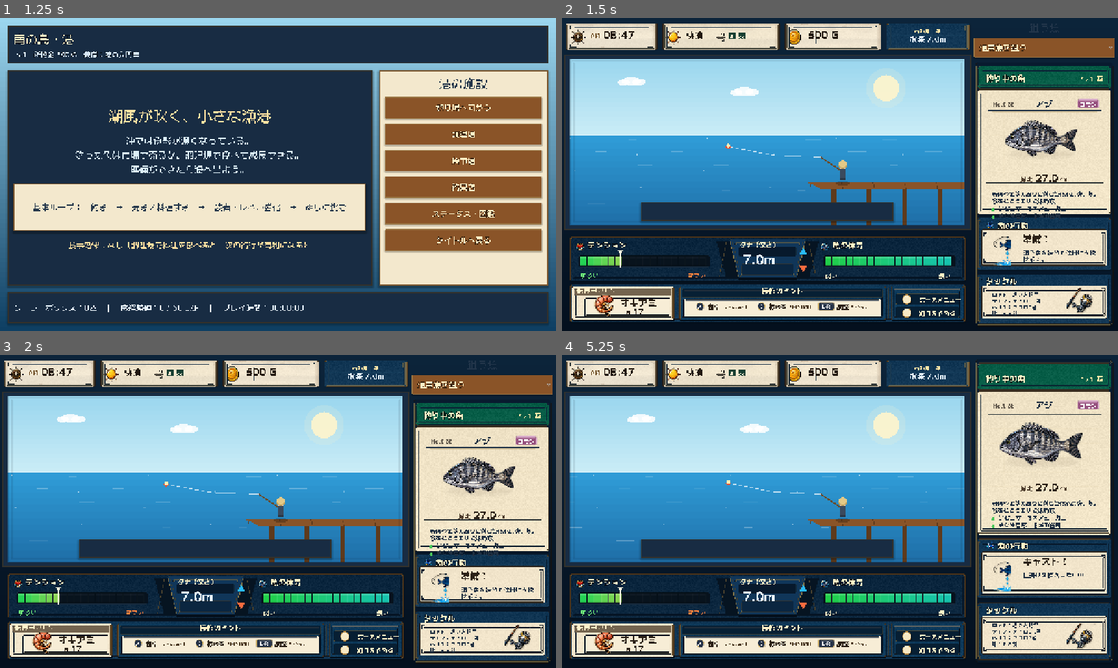
Above: before the commit, frames 1-4 (two rows, left to right).
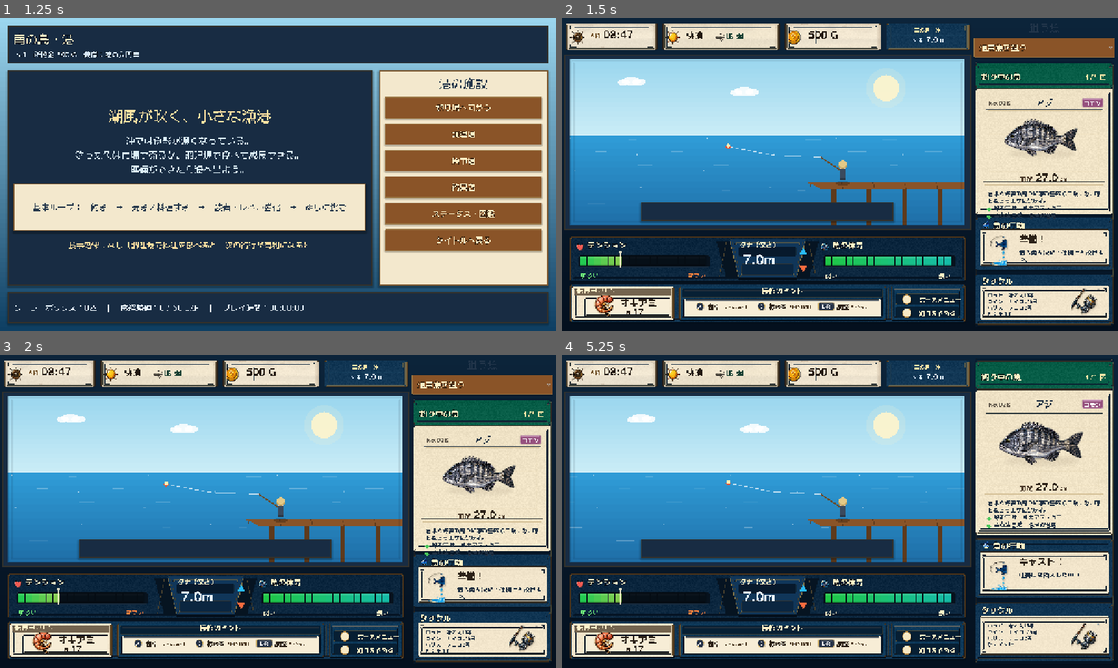
Above: after the commit, the same moments.

Repository: RYUKOU-OKUMURA/tsuri_quest_umi_mvp
Game: Godot game, scene res://scenes/main.tscn
The game is run twice, just before and just after one commit, with the same random seed, the same clock (stepped at 60 frames per second) and the same inputs.
Inputs (mouse positions are in pixels of both pictures, inside the frame that each line leads up to):
- Up to frame 1 (1.25 s): click "ゲームを始める" at 0.5 s
- Up to frame 2 (1.5 s): click "釣り場へ向かう" at 1.25 s
- Up to frame 3 (2 s): no input
- Up to frame 4 (5.25 s): click "通常魚を狙う" at 2 s; click "通常魚を狙う" at 2.75 s; click "通常魚を狙う" at 3.5 s; tap Enter at 4.25 s; move the mouse to (767, 617) at 4.27 s; tap Shift at 4.35 s; click (767, 617) at 4.42 s; tap Space at 4.52, 5 s; move the mouse to (728, 527) at 5.02 s; tap E at 5.1 s; click (728, 527) at 5.17 s

Frame 1 is identical in both runs. In frame 2, 5.9% of the frame differs, in the area x 1-100%, y 3-99%; in frame 3, 5.9%; in frame 4, 6.0%, in the area x 1-100%, y 1-99%.

Commit message:
Polish underwater fight showcase UI

Diff:
--- a/src/ui/components/fight_hud.gd
+++ b/src/ui/components/fight_hud.gd
@@ -12,6 +12,7 @@
 const HUD_FRAME_PATH := "res://assets/showcase/underwater/fight_hud_frame.png"
 const ICON_SHEET_PATH := "res://assets/showcase/underwater/fight_icon_sheet.png"
 const HUD_BAIT_ICON_PATH := "res://assets/showcase/underwater/hud_bait_icon.png"
+const HUD_TENSION_ICON_PATH := "res://assets/showcase/underwater/hud_tension_icon.png"
 const ICON_TENSION := 4
 const ICON_STAMINA := 5
 const ICON_BAIT := 6
@@ -23,6 +24,7 @@
 var _hud_frame: Texture2D
 var _icons: Texture2D
 var _bait_icon: Texture2D
+var _tension_icon: Texture2D
 
 var _main_rect := Rect2()
 var _reel_rect := Rect2()
@@ -48,6 +50,8 @@
 		_icons = load(ICON_SHEET_PATH) as Texture2D
 	if ResourceLoader.exists(HUD_BAIT_ICON_PATH):
 		_bait_icon = load(HUD_BAIT_ICON_PATH) as Texture2D
+	if ResourceLoader.exists(HUD_TENSION_ICON_PATH):
+		_tension_icon = load(HUD_TENSION_ICON_PATH) as Texture2D
 
 
 func _process(_delta: float) -> void:
@@ -127,7 +131,11 @@
 	var bar_y := 42.0 if _hud_frame == null else 43.0
 	var icon_size := 34.0 if _hud_frame == null else 24.0
 	var title_size := 19 if _hud_frame == null else 18
-	_draw_hud_icon(ICON_TENSION, Rect2(rect.position + Vector2(12.0, title_y - icon_size + 8.0), Vector2(icon_size, icon_size)), Color("#ff5b63"), Color(1.0, 1.0, 1.0, 0.86))
+	var tension_icon_rect := Rect2(rect.position + Vector2(12.0, title_y - icon_size + 8.0), Vector2(icon_size, icon_size))
+	if _hud_frame != null and _tension_icon != null:
+		_draw_tension_texture_icon(tension_icon_rect)
+	else:
+		_draw_hud_icon(ICON_TENSION, tension_icon_rect, Color("#ff5b63"), Color(1.0, 1.0, 1.0, 0.86))
 	_draw_text(font, "テンション", rect.position + Vector2(48.0 if _hud_frame == null else 40.0, title_y), title_size, Palette.TEXT_BONE, 2 if _hud_frame != null else 3)
 	var ratio := 0.0
 	var safe_min := 0.30
@@ -258,12 +266,12 @@
 	var gap := 1.5 if _hud_frame != null else 2.0
 	var seg_w := (rect.size.x - gap * float(segments - 1)) / float(segments)
 	if _hud_frame != null:
-		draw_rect(rect.grow(2.0), Color(0.0, 0.0, 0.0, 0.09), true)
-		draw_rect(rect, Color(0.0, 0.0, 0.0, 0.06), true)
+		draw_rect(rect.grow(2.0), Color(0.0, 0.0, 0.0, 0.15), true)
+		draw_rect(rect, Color("#050b12", 0.74), true)
 	for i in range(segments):
 		var start := float(i) / float(segments)
 		var filled := start < ratio
-		var color := Color("#172534")
+		var color := Color("#071018")
 		if filled:
 			if warm:
 				color = Color("#25d755").lerp(Color("#f1d94f"), clampf(start / 0.55, 0.0, 1.0))
@@ -272,24 +280,23 @@
 				color = Color("#21d34a").lerp(Color("#16c6b5"), start)
 		var seg := Rect2(rect.position + Vector2(float(i) * (seg_w + gap), 2.0), Vector2(seg_w, rect.size.y - 4.0))
 		if _hud_frame != null:
-			var alpha := 0.98 if filled else 0.18
+			var alpha := 0.94 if filled else 0.78
 			var seg_color := Color(color.r, color.g, color.b, alpha)
 			draw_rect(seg, seg_color, true)
-			draw_rect(Rect2(seg.position, Vector2(seg.size.x, maxf(1.0, seg.size.y * 0.24))), Color(1.0, 1.0, 1.0, 0.14 if filled else 0.026), true)
-			draw_rect(Rect2(Vector2(seg.position.x, seg.end.y - 2.0), Vector2(seg.size.x, 2.0)), Color(0.0, 0.0, 0.0, 0.11), true)
-			draw_rect(seg, Color(1.0, 1.0, 1.0, 0.08 if filled else 0.022), false, 1.0)
+			draw_rect(Rect2(seg.position, Vector2(seg.size.x, maxf(1.0, seg.size.y * 0.22))), Color(1.0, 1.0, 1.0, 0.10 if filled else 0.018), true)
+			draw_rect(Rect2(Vector2(seg.position.x, seg.end.y - 2.0), Vector2(seg.size.x, 2.0)), Color(0.0, 0.0, 0.0, 0.16 if filled else 0.22), true)
 		else:
 			draw_rect(seg, color, true)
 			draw_rect(seg, Color(1.0, 1.0, 1.0, 0.13), false, 1.0)
 	if warm:
 		for marker in [safe_min, safe_max]:
 			var tick_x := rect.position.x + rect.size.x * clampf(marker, 0.0, 1.0)
-			draw_line(Vector2(tick_x, rect.position.y + 1.0), Vector2(tick_x, rect.end.y - 1.0), Color(1.0, 1.0, 1.0, 0.30), 1.0)
+			draw_line(Vector2(tick_x, rect.position.y + 2.0), Vector2(tick_x, rect.end.y - 2.0), Color(1.0, 1.0, 1.0, 0.18), 1.0)
 		var x := rect.position.x + rect.size.x * clampf(ratio, 0.0, 1.0)
-		var marker_color := Color("#fff8df")
-		draw_line(Vector2(x + 2.0, rect.position.y - 2.0), Vector2(x + 2.0, rect.end.y + 4.0), Color(0.0, 0.0, 0.0, 0.34), 2.0)
-		draw_line(Vector2(x, rect.position.y - 3.0), Vector2(x, rect.end.y + 4.0), marker_color, 2.0)
-		_draw_triangle(Vector2(x, rect.position.y - 8.0), 7.0, marker_color, false)
+		var marker_color := Color(1.0, 0.97, 0.84, 0.86)
+		draw_line(Vector2(x + 1.5, rect.position.y - 1.0), Vector2(x + 1.5, rect.end.y + 3.0), Color(0.0, 0.0, 0.0, 0.28), 2.0)
+		draw_line(Vector2(x, rect.position.y - 2.0), Vector2(x, rect.end.y + 3.0), marker_color, 1.5)
+		_draw_triangle(Vector2(x, rect.position.y - 7.0), 6.0, marker_color, false)
 
 
 func _draw_panel(rect: Rect2, fill: Color, border: Color, highlight: Color) -> void:
@@ -347,6 +354,16 @@
 	var draw_size := texture_size * scale
 	var draw_rect := Rect2(target.position + (target.size - draw_size) * 0.5, draw_size)
 	draw_texture_rect(_bait_icon, draw_rect, false, Color.WHITE)
+
+
+func _draw_tension_texture_icon(target: Rect2) -> void:
+	if _tension_icon == null:
+		return
+	var texture_size := _tension_icon.get_size()
+	var scale := minf(target.size.x / texture_size.x, target.size.y / texture_size.y)
+	var draw_size := texture_size * scale
+	var draw_rect := Rect2(target.position + (target.size - draw_size) * 0.5, draw_size)
+	draw_texture_rect(_tension_icon, draw_rect, false, Color.WHITE)
 
 
 func _draw_triangle(center: Vector2, radius: float, color: Color, up: bool) -> void:
--- a/src/ui/components/fight_sidebar.gd
+++ b/src/ui/components/fight_sidebar.gd
@@ -74,10 +74,10 @@
 	var tackle_card := Rect2()
 	if _sidebar_frame != null:
 		draw_texture_rect(_sidebar_frame, Rect2(Vector2.ZERO, size), false, Color.WHITE)
-		header = Rect2(w * 0.044, h * 0.026, w * 0.912, h * 0.078)
-		fish_card = Rect2(w * 0.048, h * 0.109, w * 0.904, h * 0.466)
-		action_card = Rect2(w * 0.044, h * 0.588, w * 0.912, h * 0.195)
-		tackle_card = Rect2(w * 0.044, h * 0.798, w * 0.912, h * 0.178)
+		header = Rect2(w * 0.0148, h * 0.0117, w * 0.9705, h * 0.0908)
+		fish_card = Rect2(w * 0.0177, h * 0.1055, w * 0.9646, h * 0.4707)
+		action_card = Rect2(w * 0.0148, h * 0.5879, w * 0.9705, h * 0.1953)
+		tackle_card = Rect2(w * 0.0148, h * 0.7979, w * 0.9705, h * 0.1904)
 	else:
 		var gap := 7.0
 		var action_h := clampf(h * 0.22, 86.0, 102.0)
@@ -164,7 +164,7 @@
 	_draw_text(font, "魚の行動", rect.position + Vector2(title_x, 25.0), 18, Palette.TEXT_BONE, 2 if _sidebar_frame != null else 3)
 	var body := Rect2(rect.position + Vector2(10.0, 33.0), rect.size - Vector2(20.0, 42.0))
 	if _sidebar_frame != null:
-		body = Rect2(rect.position + Vector2(14.0, rect.size.y * 0.225), rect.size - Vector2(28.0, rect.size.y * 0.285))
+		body = Rect2(rect.position + Vector2(14.0, rect.size.y * 0.225), rect.size - Vector2(28.0, rect.size.y * 0.300))
 	else:
 		_draw_panel(body, Color("#f3e8cd"), Palette.WOOD_DARK, Palette.GOLD)
 	var action := "待機"
@@ -190,7 +190,7 @@
 	_draw_text(font, "タックル", rect.position + Vector2(14.0, 24.0), 18, Palette.TEXT_BONE, 2 if _sidebar_frame != null else 3)
 	var body := Rect2(rect.position + Vector2(10.0, 32.0), rect.size - Vector2(20.0, 38.0))
 	if _sidebar_frame != null:
-		body = Rect2(rect.position + Vector2(14.0, rect.size.y * 0.225), rect.size - Vector2(28.0, rect.size.y * 0.285))
+		body = Rect2(rect.position + Vector2(14.0, rect.size.y * 0.220), rect.size - Vector2(28.0, rect.size.y * 0.323))
 	else:
 		_draw_panel(body, Palette.PARCHMENT, Palette.WOOD_DARK, Palette.GOLD)
 	var rod_name := _short_rod_name(String(trip_stats.get("rod_name", "港の入門竿")))
--- a/src/ui/components/fight_status_bar.gd
+++ b/src/ui/components/fight_status_bar.gd
@@ -51,17 +51,18 @@
 		_draw_fallback_frame(rect)
 
 	var font := FightFontsScript.bold(get_theme_default_font())
+	var regular_font := FightFontsScript.regular(get_theme_default_font())
 	var slots := _slot_rects(rect)
 	_draw_status_icon(slots[0], ICON_TIME)
 	_draw_status_icon(slots[1], ICON_WEATHER)
 	_draw_status_icon(slots[2], ICON_COIN)
-	_draw_status_slot(font, slots[0], "AM", "08:47", false)
-	_draw_status_slot(font, slots[1], "快晴", "風 弱", false)
-	_draw_status_slot(font, slots[2], "所持金", "%s G" % _format_money(PlayerProgress.money), false)
+	_draw_status_slot(font, regular_font, slots[0], "AM", "08:47", false)
+	_draw_status_slot(font, regular_font, slots[1], "快晴", "風 弱", false)
+	_draw_status_slot(font, regular_font, slots[2], "所持金", "%s G" % _format_money(PlayerProgress.money), false)
 	var depth := 0.0
 	if simulator != null:
 		depth = simulator.depth
-	_draw_status_slot(font, slots[3], "南の島・沖", "水深 %.1fm" % depth, true)
+	_draw_status_slot(font, regular_font, slots[3], "南の島・沖", "水深 %.1fm" % depth, true)
 
 
 func _slot_rects(rect: Rect2) -> Array[Rect2]:
@@ -76,9 +77,9 @@
 	]
 
 
-func _draw_status_slot(font: Font, rect: Rect2, title: String, body: String, dark: bool) -> void:
+func _draw_status_slot(font: Font, regular_font: Font, rect: Rect2, title: String, body: String, dark: bool) -> void:
 	if dark:
-		_draw_centered_dark_slot(font, rect, title, body)
+		_draw_centered_dark_slot(font, regular_font, rect, title, body)
 		return
 	var icon_space := clampf(rect.size.y * 0.96, 60.0, 68.0)
 	var text_x := rect.position.x + icon_space
@@ -94,58 +95,59 @@
 	var body_y := rect.position.y + rect.size.y * 0.72
 	if not dark and title == "AM":
 		var am_y := rect.position.y + rect.size.y * 0.54
-		_draw_text_clipped(font, title, Vector2(text_x - 1.0, am_y), 14, title_color, max_width, outline)
-		_draw_text_clipped(font, body, Vector2(text_x + 29.0, am_y + 2.0), 24, body_color, max_width - 29.0, outline)
+		_draw_text_clipped(regular_font, title, Vector2(text_x - 1.0, am_y), 14, title_color, max_width, outline)
+		_draw_text_clipped(font, body, Vector2(text_x + 29.0, am_y + 1.0), 23, body_color, max_width - 29.0, outline)
 		return
 	if not dark and title == "快晴":
 		var inline_y := rect.position.y + rect.size.y * 0.57
 		_draw_text_clipped(font, title, Vector2(text_x - 1.0, inline_y), 19, body_color, max_width, outline)
-		var wind_icon_size := 24.0
-		var wind_x := text_x + 68.0
+		var wind_icon_size := 23.0
+		var wind_x := text_x + 65.0
 		_draw_top_sheet_icon(
 			ICON_WIND,
 			Rect2(Vector2(wind_x, rect.position.y + (rect.size.y - wind_icon_size) * 0.5 + 1.0), Vector2(wind_icon_size, wind_icon_size)),
 			Color(1.0, 1.0, 1.0, 0.92)
 		)
-		_draw_text_clipped(font, body, Vector2(wind_x + 28.0, inline_y), 18, Color("#173f32"), max_width - (wind_x - text_x) - 28.0, outline)
+		_draw_text_clipped(font, body, Vector2(wind_x + 27.0, inline_y), 17, Color("#173f32"), max_width - (wind_x - text_x) - 27.0, outline)
 		return
 	if not dark and title == "所持金":
 		var amount_y := rect.position.y + rect.size.y * 0.57
-		_draw_text_clipped(font, body, Vector2(text_x - 1.0, amount_y), 24, body_color, max_width + 2.0, outline)
+		_draw_text_clipped(font, body, Vector2(text_x - 1.0, amount_y), 23, body_color, max_width + 2.0, outline)
 		return
 	_draw_text_clipped(font, title, Vector2(text_x, title_y), title_size, title_color, max_width, outline)
 	_draw_text_clipped(font, body, Vector2(text_x, body_y), body_size, body_color, max_width, outline)
 
 
-func _draw_centered_dark_slot(font: Font, rect: Rect2, title: String, body: String) -> void:
+func _draw_centered_dark_slot(font: Font, regular_font: Font, rect: Rect2, title: String, body: String) -> void:
 	var title_size := 12
-	var body_size := 18
+	var depth_label_size := 14
+	var depth_value_size := 17
 	var title_width := font.get_string_size(title, HORIZONTAL_ALIGNMENT_LEFT, -1, title_size).x
-	var body_width := font.get_string_size(body, HORIZONTAL_ALIGNMENT_LEFT, -1, body_size).x
 	_draw_text_clipped(
 		font,
 		title,
-		Vector2(rect.position.x + (rect.size.x - title_width) * 0.5, rect.position.y + rect.size.y * 0.35),
+		Vector2(rect.position.x + (rect.size.x - title_width) * 0.5, rect.position.y + rect.size.y * 0.34),
 		title_size,
 		Palette.GOLD_BRIGHT,
 		rect.size.x,
 		1
 	)
-	_draw_text_clipped(
-		font,
-		body,
-		Vector2(rect.position.x + (rect.size.x - body_width) * 0.5, rect.position.y + rect.size.y * 0.69),
-		body_size,
-		Color("#eaf6ff"),
-		rect.size.x,
-		1
-	)
+	var depth_value := body.replace("水深 ", "")
+	var label := "水深"
+	var gap := 8.0
+	var label_width := regular_font.get_string_size(label, HORIZONTAL_ALIGNMENT_LEFT, -1, depth_label_size).x
+	var value_width := font.get_string_size(depth_value, HORIZONTAL_ALIGNMENT_LEFT, -1, depth_value_size).x
+	var total_width := label_width + gap + value_width
+	var baseline := rect.position.y + rect.size.y * 0.70
+	var x := rect.position.x + (rect.size.x - total_width) * 0.5
+	_draw_text_clipped(regular_font, label, Vector2(x, baseline), depth_label_size, Color("#d9ecff"), label_width + 2.0, 1)
+	_draw_text_clipped(font, depth_value, Vector2(x + label_width + gap, baseline), depth_value_size, Color("#eaf6ff"), value_width + 2.0, 1)
 
 
 func _draw_status_icon(rect: Rect2, icon_index: int) -> void:
 	if _top_icons == null and _icons == null:
 		return
-	var icon_size := clampf(rect.size.y * 0.62, 40.0, 46.0)
+	var icon_size := clampf(rect.size.y * 0.60, 38.0, 44.0)
 	var icon_rect := Rect2(
 		rect.position + Vector2(11.0, (rect.size.y - icon_size) * 0.5 + 1.0),
 		Vector2(icon_size, icon_size)
--- a/src/ui/components/underwater_view.gd
+++ b/src/ui/components/underwater_view.gd
@@ -71,7 +71,7 @@
 		_draw_showcase_ambience()
 	else:
 		_draw_water_background()
-	_draw_depth_scale()
+		_draw_depth_scale()
 	if _showcase_bg == null:
 		_draw_seabed()
 		_draw_background_fish()
@@ -639,9 +639,6 @@
 
 
 func _draw_frame() -> void:
-	draw_rect(Rect2(0.0, 0.0, size.x, size.y), Color(0.01, 0.05, 0.12, 0.12), false, 1.0)
-	for index in range(5):
-		var alpha := 0.13 - float(index) * 0.022
-		var inset := 2.0 + float(index) * 3.0
-		var frame_rect := Rect2(inset, inset, size.x - inset * 2.0, size.y - inset * 2.0)
-		draw_rect(frame_rect, Color(0.0, 0.03, 0.08, alpha), false, 1.0)
+	draw_rect(Rect2(0.0, 0.0, size.x, size.y), Color(0.0, 0.04, 0.09, 0.09), false, 1.0)
+	var inner_rect := Rect2(2.0, 2.0, maxf(0.0, size.x - 4.0), maxf(0.0, size.y - 4.0))
+	draw_rect(inner_rect, Color(0.55, 0.80, 0.92, 0.045), false, 1.0)
Binary file added: assets/showcase/underwater/hud_tension_icon.png
Not shown, added: assets/showcase/underwater/hud_tension_icon.png.import
Binary file changed: assets/showcase/underwater/sidebar_frame.png
Not shown, changed: design-qa.md
Not shown, changed: docs/11_underwater_fight_showcase.md
Not shown, changed: tools/build_fight_full_static_compare.py
Not shown, changed: tools/build_fight_hud_static_compare.py
Not shown, changed: tools/build_fight_sidebar_static_compare.py
Not shown, changed: tools/build_fight_top_status_static_compare.py
Not shown, changed: tools/generate_underwater_ui_frame_assets.py
Not shown, changed: tools/process_underwater_fish_assets.py
